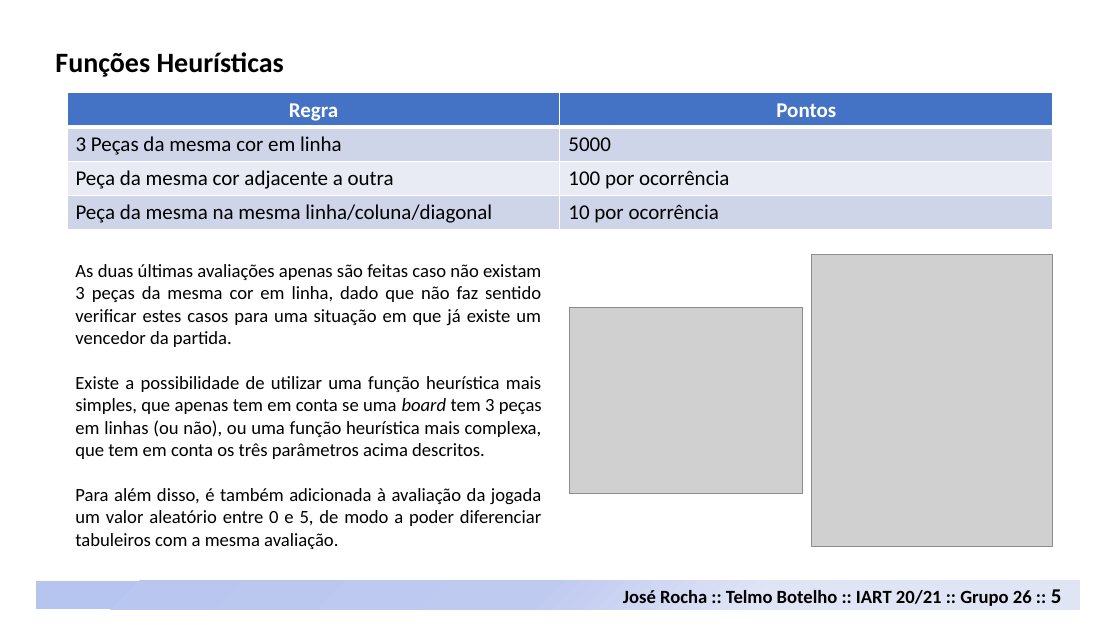
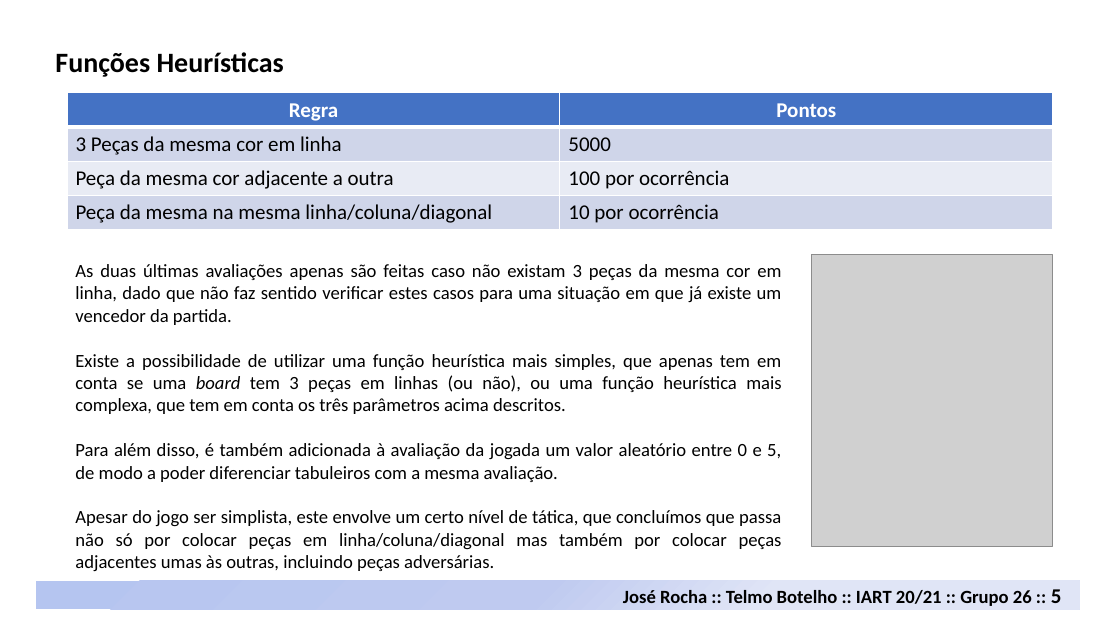
Before and after one commit to davidrocha9/FEUP-IART, a slide deck: slide 5 of Proj1/doc/Neutreeko.pptx. Drawn at 1120x630 pixels with LibreOffice and Linux fonts; fonts in the diff are those of the drawing; grey boxes stand for pictures. Boxes give left, top, right and bottom in pixels: in the first picture for what was removed or moved away, otherwise in the second. Text is boxed around its words. In the diff, an @@ line names an element or a change of style, - is before the commit and + after.

```diff
--- a/Proj1/doc/Neutreeko.pptx
+++ b/Proj1/doc/Neutreeko.pptx
@@ picture removed at (x1=570, y1=308, x2=802, y2=494) @@
@@ text at (x1=75, y1=510, x2=782, y2=572): paragraph added @@
+Apesar do jogo ser simplista, este envolve um certo nível de tática, que concluímos que passa não só por colocar peças em linha/coluna/diagonal mas também por colocar peças adjacentes umas às outras, incluindo peças adversárias.
```
Also in this commit, not shown: 2 other slides changed, 1 slide added.
